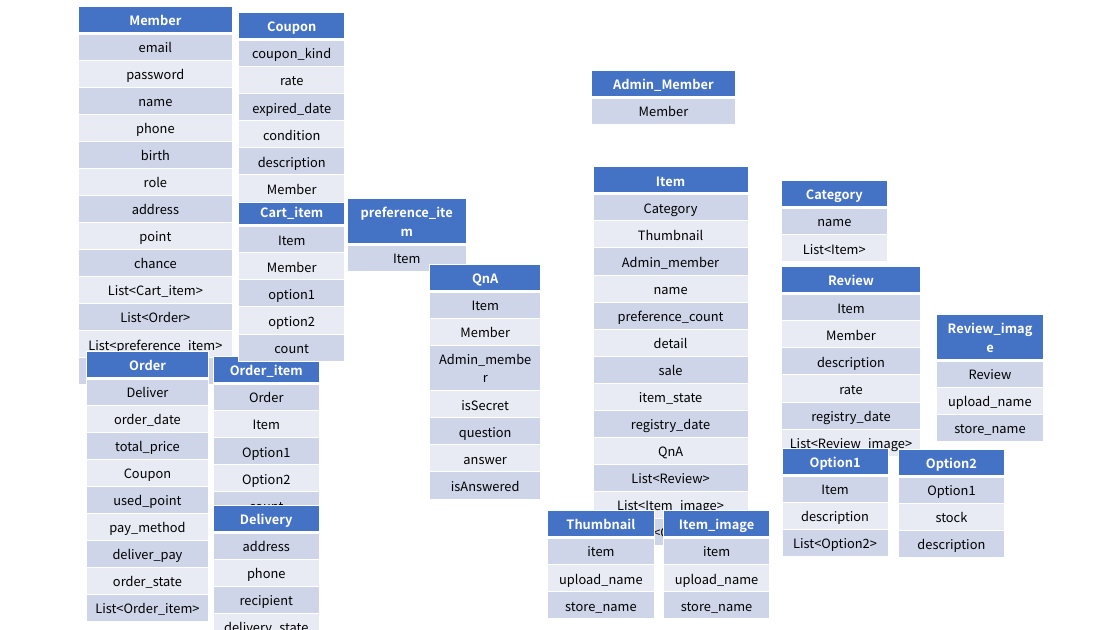
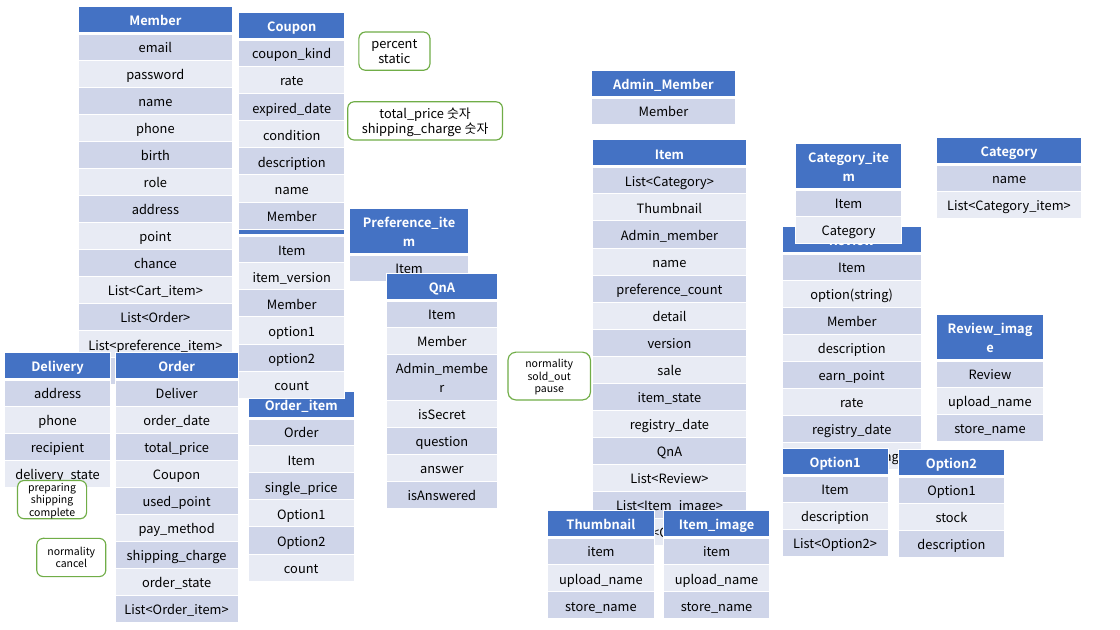
Before and after one commit to Konkuk-Toy-Project/KUNA-server, a slide deck: slide 1 of DB 설계.pptx. Drawn at 1120x630 pixels with LibreOffice and Linux fonts; fonts in the diff are those of the drawing. Boxes give left, top, right and bottom in pixels: in the first picture for what was removed or moved away, otherwise in the second. Text is boxed around its words. In the diff, an @@ line names an element or a change of style, - is before the commit and + after.

```diff
--- a/DB 설계.pptx
+++ b/DB 설계.pptx
@@ table at (239, 13, 344, 313) @@
+row 7: name
@@ rounded rectangle added at (359, 32, 430, 71), fill #FFFFFF, outline #70AD47 1 pt, 11 pt, text #000000 @@
+percent
+static
@@ rounded rectangle added at (348, 102, 502, 140), fill #FFFFFF, outline #70AD47 1 pt, 11 pt, text #000000 @@
+total_price 숫자
+shipping_charge 숫자
@@ table at (592, 139, 747, 546) @@
-row 2, column 1: Category
+row 2, column 1: List<Category>
+row 8: version
@@ table: place and size @@
-table at (593, 167, 748, 546)
+table at (592, 139, 747, 546)
@@ table added at (796, 144, 902, 276), 3 rows, 1 columns @@
+Category_item
+Item
+Category
@@ table at (937, 137, 1081, 218) @@
-row 3, column 1: List<Item>
+row 3, column 1: List<Category_item>
@@ table: place and size @@
-table at (781, 181, 887, 317)
+table at (937, 137, 1081, 218)
@@ table at (239, 209, 344, 394) @@
+row 3: item_version
@@ table: place and size @@
-table at (239, 199, 344, 357)
+table at (239, 209, 344, 394)
@@ table at (350, 208, 469, 323) @@
-row 1, column 1: preference_item
+row 1, column 1: Preference_item
@@ table: place and size @@
-table at (347, 199, 466, 267)
+table at (350, 208, 469, 323)
@@ table at (782, 226, 922, 470) @@
+row 3: option(string)
+row 6: earn_point
@@ table: place and size @@
-table at (781, 267, 921, 456)
+table at (782, 226, 922, 470)
@@ table: place and size @@
-table at (430, 264, 541, 495)
+table at (386, 273, 497, 504)
@@ table: place and size @@
-table at (213, 506, 319, 625)
+table at (4, 352, 110, 488)
@@ table at (115, 352, 238, 620) @@
-row 8, column 1: deliver_pay
+row 8, column 1: shipping_charge
@@ table: place and size @@
-table at (87, 351, 209, 619)
+table at (115, 352, 238, 620)
@@ rounded rectangle added at (508, 352, 591, 400), fill #FFFFFF, outline #70AD47 1 pt, 9 pt, text #000000 @@
+normality
+sold_out
+pause
@@ table at (248, 392, 354, 577) @@
+row 4: single_price
@@ table: place and size @@
-table at (213, 357, 319, 519)
+table at (248, 392, 354, 577)
@@ rounded rectangle added at (18, 481, 87, 519), fill #FFFFFF, outline #70AD47 1 pt, 9 pt, text #000000 @@
+preparing
+shipping
+complete
@@ rounded rectangle added at (37, 539, 106, 577), fill #FFFFFF, outline #70AD47 1 pt, 9 pt, text #000000 @@
+normality
+cancel
```
Also in this commit, not shown: 34 other files.
